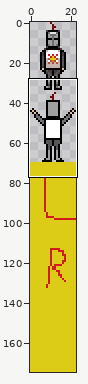
Edited in one commit: pixel-art file (textures/sunbro.ase). Above, an overview of the earlier version with the close-up marked.
Close-up. Before the commit:
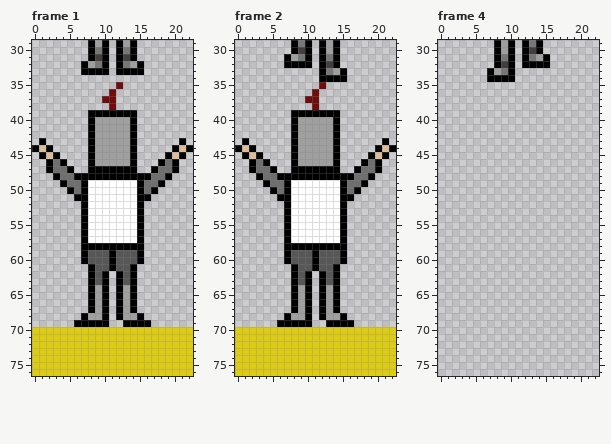
23x175 pixels, 4 frames. Shown: frame 1: x 0..22, y 29..76; frame 2: x 0..22, y 29..76; frame 4: x 0..22, y 29..76. The commit also changed other frames or places, which this record leaves out.
The result:
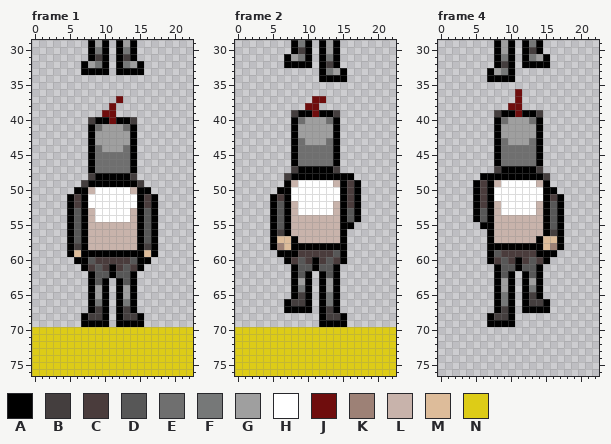
Palette (. is transparent): A #000000  B #443e3e  C #4a3c3c  D #575757  E #6f6f6f  F #767878  G #9f9f9f  H #ffffff  J #6f0d0d  K #9d8176  L #c8b3ab  M #ddbc9a  N #ddcc17
Edits made:
--- frame 1, layer "Layer"
@@ x 0..22 @@
 34 .......................
-35 ............J..........
-36 ...........J...........
-37 ..........JJ...........
+35 .......................
+36 .......................
+37 ............J..........
 38 ...........J...........
-39 ........AAAAAAA........
-40 ........AGGGGGA........
-41 ........AGGGGGA........
+39 ..........JJ...........
+40 ........BAAJAAB........
+41 ........AEGGGEA........
 42 ........AGGGGGA........
-43 .A......AGGGGGA......A.
-44 AMA.....AGGGGGA.....AMA
-45 .AMA....AGGGGGA....AMA.
-46 ..AEA...AGGGGGA...AEA..
-47 ..AEEA..AAAAAAA..AEEA..
-48 ...AEEAAAAAAAAAAAEEA...
-49 ....AEEAHHHHHHHAEEA....
-50 .....AEAHHHHHHHAEA.....
-51 ......AAHHHHHHHAA......
-52 .......AHHHHHHHA.......
-53 .......AHHHHHHHA.......
-54 .......AHHHHHHHA.......
-55 .......AHHHHHHHA.......
-56 .......AHHHHHHHA.......
-57 .......AHHHHHHHA.......
-58 .......AAAAAAAAA.......
-59 .......ADDDADDDA.......
-60 .......ADDDADDDA.......
-61 ........ADDADDA........
-62 ........ADA.ADA........
+43 ........AGGGGGA........
+44 ........AEGGGEA........
+45 ........AEEEEEA........
+46 ........AEEEEEA........
+47 ........AEEEEEA........
+48 ........BAAAAAB........
+49 .......BAAAAAAAB.......
+50 ......AALHHHHHLAA......
+51 .....ACAHHHHHHHACA.....
+52 .....ACAHHHHHHHACA.....
+53 .....ADALHHHHHLADA.....
+54 .....ADALHHHHHLADA.....
+55 .....ADALLLLLLLADA.....
+56 .....ADALLLLLLLADA.....
+57 .....ADALLLLLLLADA.....
+58 .....ABALLLLLLLABA.....
+59 .....AMAAAAAAAAAMA.....
+60 ......AADCCCCCDAA......
+61 .......ACDCACDCA.......
+62 ........ADDADDA........
 63 ........ADA.ADA........
@@ x 4..18 @@
 65 ....AGA.AGA....
-66 ....AGA.AGA....
-67 ....AGA.AGA....
-68 ...AGGA.AGGA...
-69 ..AAAAA..AAAA..
+66 ....AFA.AFA....
+67 ....ABA.ABA....
+68 ...ABBA.ABBA...
+69 ...AAAA.AAAA...
 70 NNNNNNNNNNNNNNN
--- frame 2, layer "Layer"
@@ x 0..22 @@
 34 ............AAAA.......
-35 ............J..........
-36 ...........J...........
-37 ..........JJ...........
-38 ...........J...........
-39 ........AAAAAAA........
-40 ........AGGGGGA........
+35 .......................
+36 .......................
+37 ...........JJ..........
+38 ..........JJ...........
+39 ........BAAJAAB........
+40 ........AEGGGEA........
 41 ........AGGGGGA........
 42 ........AGGGGGA........
-43 .A......AGGGGGA......A.
-44 AMA.....AGGGGGA.....AMA
-45 .AMA....AGGGGGA....AMA.
-46 ..AEA...AGGGGGA...AEA..
-47 ..AEEA..AAAAAAA..AEEA..
-48 ...AEEAAAAAAAAAAAEEA...
-49 ....AEEAHHHHHHHAEEA....
-50 .....AEAHHHHHHHAEA.....
-51 ......AAHHHHHHHAA......
-52 .......AHHHHHHHA.......
-53 .......AHHHHHHHA.......
-54 .......AHHHHHHHA.......
-55 .......AHHHHHHHA.......
-56 .......AHHHHHHHA.......
-57 .......AHHHHHHHA.......
-58 .......AAAAAAAAA.......
-59 .......ADDDADDDA.......
-60 .......ADDDADDDA.......
+43 ........AEGGGEA........
+44 ........AEEEEEA........
+45 ........AEEEEEA........
+46 ........AEEEEEA........
+47 ........BAAAAAB........
+48 .......BAAAAAAAAA......
+49 .......ALHHHHHLACA.....
+50 ......AAHHHHHHHACA.....
+51 .....ACAHHHHHHHACA.....
+52 .....ADALHHHHHLACA.....
+53 .....ADALHHHHHLADA.....
+54 .....ADALLLLLLLADA.....
+55 .....ADALLLLLLLAA......
+56 .....ABALLLLLLLA.......
+57 .....AMMALLLLLLA.......
+58 .....AKMAAAAAAAA.......
+59 ......AAACCCCCDA.......
+60 .......ACDCACDCA.......
 61 ........ADDADDA........
 62 ........ADA.ADA........
-63 ........ADA.ADA........
-64 ........AGA.AGA........
-65 ........AGA.AGA........
-66 ........AGA.AGA........
-67 ........AGA.AGA........
-68 .......AGGA.AGGA.......
-69 ......AAAAA..AAAA......
+63 ........AGA.AGA........
+64 ........AFA.AGA........
+65 ........ABA.AFA........
+66 .......ABBA.AFA........
+67 .......AAAA.ABA........
+68 ............ABBA.......
+69 ............AAAA.......
 70 NNNNNNNNNNNNNNNNNNNNNNN
--- frame 4, layer "Layer"
@@ x 0..22 @@
 35 .......................
-36 .......................
-37 .......................
-38 .......................
-39 .......................
-40 .......................
-41 .......................
-42 .......................
-43 .......................
-44 .......................
-45 .......................
-46 .......................
-47 .......................
-48 .......................
-49 .......................
-50 .......................
-51 .......................
-52 .......................
-53 .......................
-54 .......................
-55 .......................
-56 .......................
-57 .......................
-58 .......................
-59 .......................
-60 .......................
-61 .......................
-62 .......................
-63 .......................
-64 .......................
-65 .......................
-66 .......................
-67 .......................
-68 .......................
-69 .......................
+36 ...........J...........
+37 ...........J...........
+38 ..........JJ...........
+39 ........BAAJAAB........
+40 ........AEGGGEA........
+41 ........AGGGGGA........
+42 ........AGGGGGA........
+43 ........AEGGGEA........
+44 ........AEEEEEA........
+45 ........AEEEEEA........
+46 ........AEEEEEA........
+47 ........BAAAAAB........
+48 ......AAAAAAAAAB.......
+49 .....ACALHHHHHLA.......
+50 .....ACAHHHHHHHAA......
+51 .....ACAHHHHHHHACA.....
+52 .....ACALHHHHHLADA.....
+53 .....ADALHHHHHLADA.....
+54 .....ADALLLLLLLADA.....
+55 ......AALLLLLLLADA.....
+56 .......ALLLLLLLABA.....
+57 .......ALLLLLLAMMA.....
+58 .......AAAAAAAAMKA.....
+59 .......ADCCCCCAAA......
+60 .......ACDCACDCA.......
+61 ........ADDADDA........
+62 ........ADA.ADA........
+63 ........AGA.AGA........
+64 ........AGA.AFA........
+65 ........AFA.ABA........
+66 ........AFA.ABBA.......
+67 ........ABA.AAAA.......
+68 .......ABBA............
+69 .......AAAA............
 70 .......................
